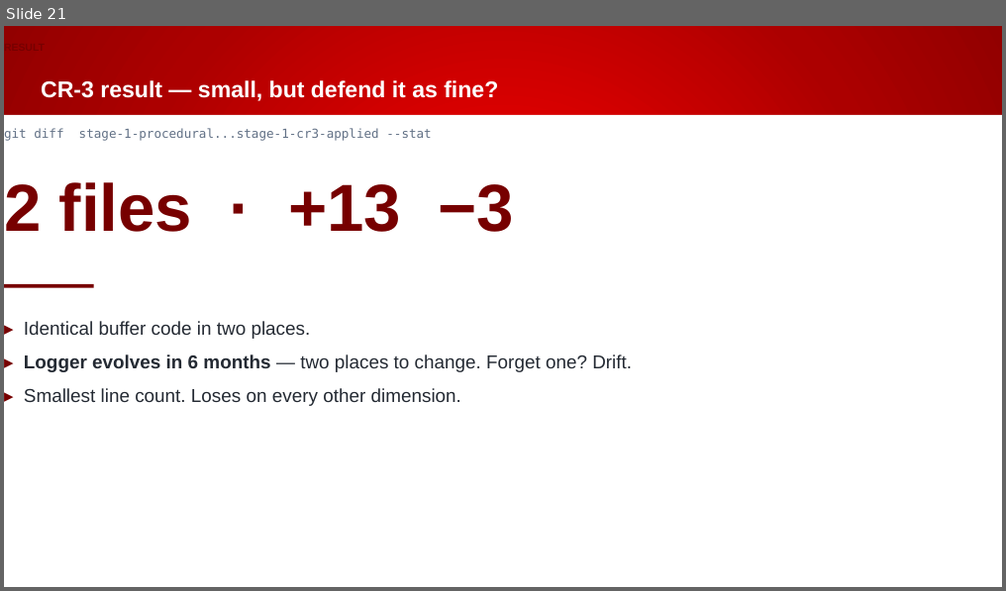
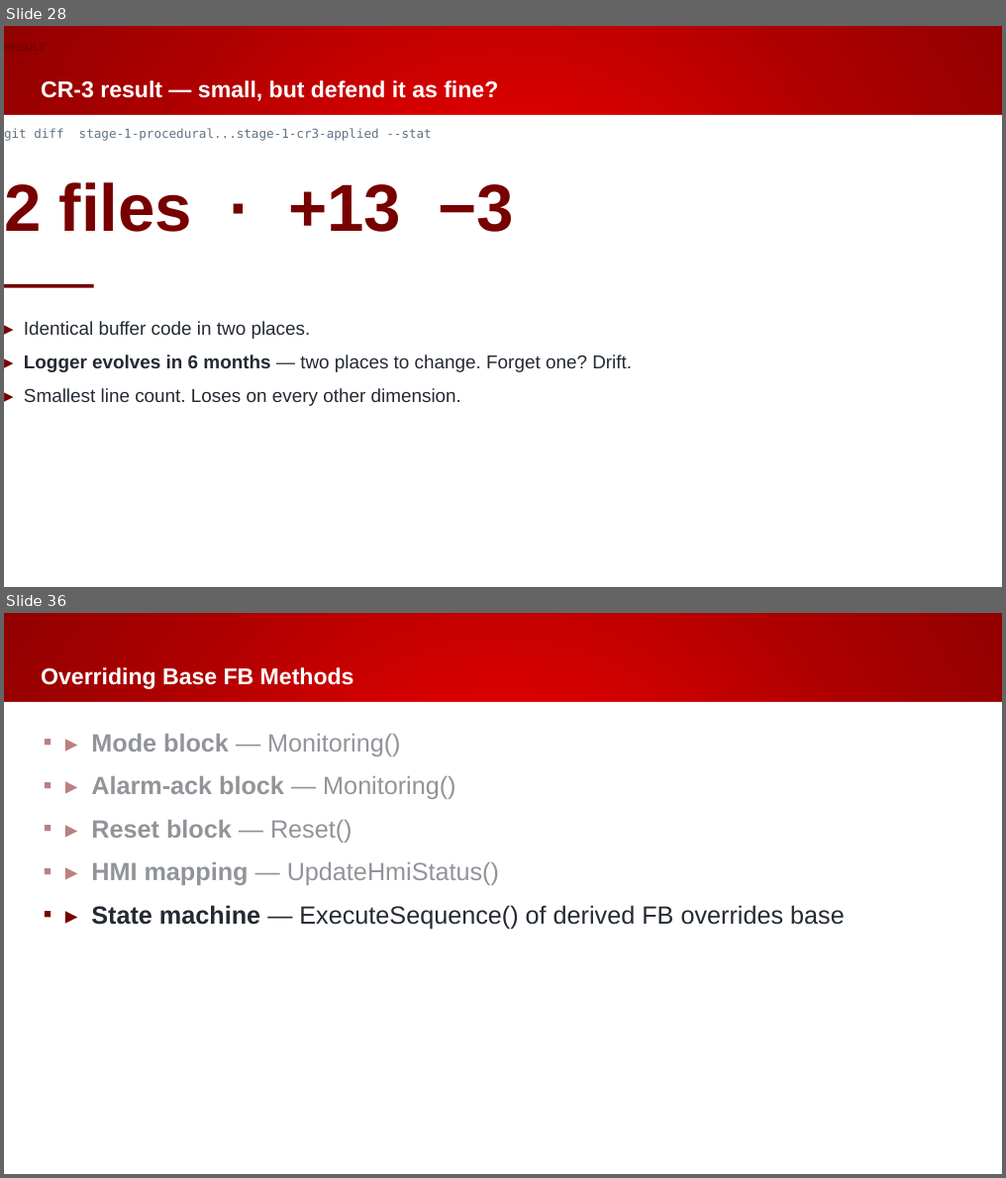
Before and after one commit to Beckhoff-USA-Community/Procedural_To_SOLID, a slide deck: presentation/NEM2026_workshop.pptx. Shown one above the other, each under a label of ours: slide 21 before the commit, slides 28 and 36 after it; the slides between them are not shown. The pictures are 1006x591 and 1006x1178 pixels, drawn with LibreOffice and Linux fonts; fonts in the diff are those of the drawing; background and template pictures are left out. Boxes give left, top, right and bottom in pixels: in the first picture for what was removed or moved away, otherwise in the second. Text is boxed around its words. In the diff, an @@ line names an element or a change of style, - is before the commit and + after.

```diff
--- a/presentation/NEM2026_workshop.pptx
+++ b/presentation/NEM2026_workshop.pptx
@@ slide 36 added at (x1=4, y1=613, x2=1002, y2=1174), background gradient #EF0000 to #AC0000 to #920000; not listed: 1 template element that a slide beside it also shows @@
@@ title added at (x1=41, y1=667, x2=354, y2=689), 22 pt, text #FFFFFF, bold @@
+Overriding Base FB Methods
@@ rectangle added at (x1=6, y1=713, x2=665, y2=894), fill #FFFFFF at 50% opacity @@
@@ text added at (x1=91, y1=734, x2=845, y2=929), 24 pt, text #242A33 @@
+▪ ▸ Mode block — Monitoring()
+▪ ▸ Alarm-ack block — Monitoring()
+▪ ▸ Reset block — Reset()
+▪ ▸ HMI mapping — UpdateHmiStatus()
+▪ ▸ State machine — ExecuteSequence() of derived FB overrides base
@@ what was slide 21 is now slide 28 @@
```
Also in this commit, not shown: 22 slides changed, 14 other slides added, 1 slide removed.
